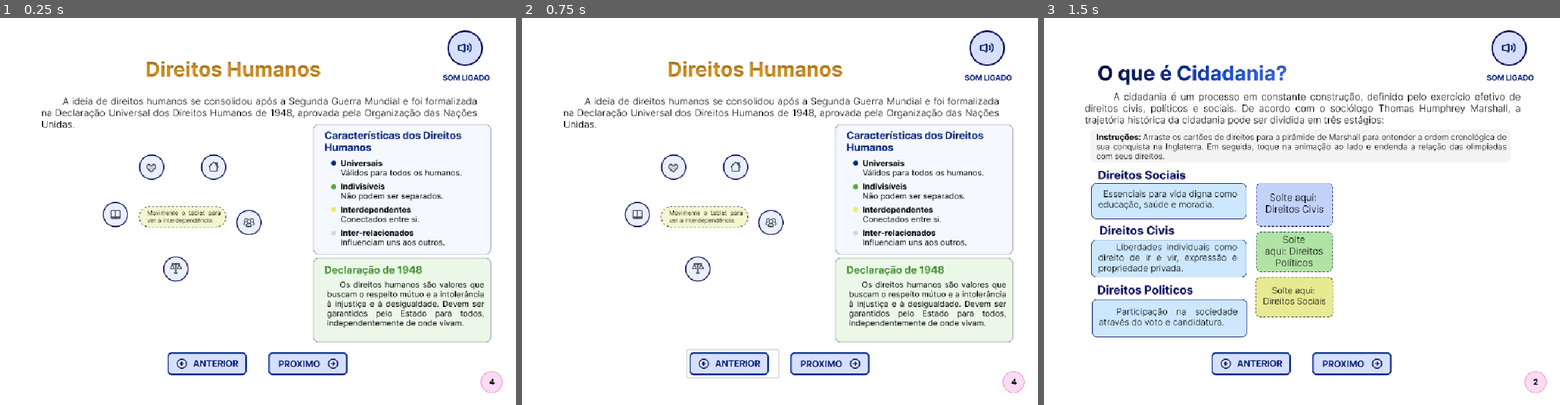
Above: before the commit, frames 1-3 (left to right).
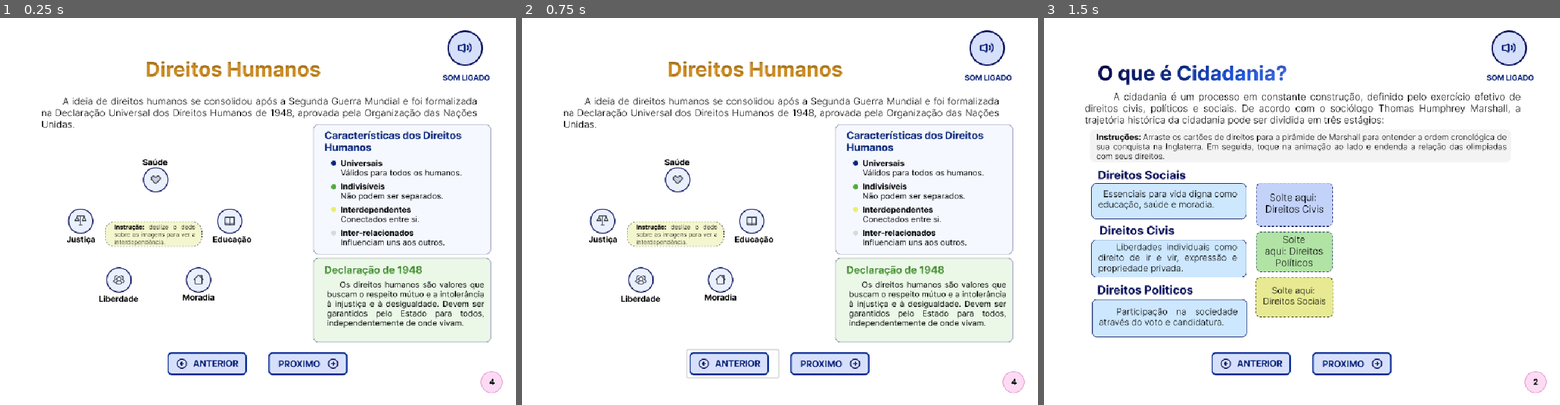
Above: after the commit, the same moments.

Repository: beatrizldsantos/ebook-direitos-e-cidadania
Game: Godot game, scene res://scenes/frame4_dirHum.tscn
Same seed, same stepped clock (60 frames per second), same inputs: the game is played once before the commit and once after it. This scene is started directly instead of the project's main scene. Video files are missing from this copy of the repository; at most half a second of black plays in their place.
Inputs (mouse positions are in pixels of both pictures, inside the frame that each line leads up to):
- Up to frame 1 (0.25 s): no input
- Up to frame 2 (0.75 s): click (733, 362) at 0.5 s
- Up to frame 3 (1.5 s): click (1348, 362) at 1.25 s

The runs differ from the first frame. In frame 1, 3.1% of the frame differs, in the area x 13-51%, y 35-74%; in frame 2, 3.1%; in frame 3, nothing differs.

Commit message:
feat(interacao): altera controle para gesto circular e atualiza UI
- Substitui input de acelerômetro por detecção de arrasto circular
- Remove transparência dos ícones (agora sempre visíveis)
- Implementa preenchimento sequencial das linhas
- Atualiza texto de instrução para "Deslize o dedo em círculo..."

Diff:
--- a/scenes/frame2_cidadania.tscn
+++ b/scenes/frame2_cidadania.tscn
@@ -1,16 +1,16 @@
 [gd_scene load_steps=17 format=3 uid="uid://c2cs7o58c4s4x"]
 
-[ext_resource type="Script" uid="uid://cjb37vwdspaog" path="res://scripts/frame 2/frame_2_cidadania.gd" id="1_khcsa"]
+[ext_resource type="Script" uid="uid://cjb37vwdspaog" path="res://scripts/frame_2_cidadania.gd" id="1_khcsa"]
 [ext_resource type="Texture2D" uid="uid://dtdm48yhtebik" path="res://assets/images/Frame 2 - O que é Cidadania_.png" id="1_thbsr"]
 [ext_resource type="Texture2D" uid="uid://dkvqskbg8r0wf" path="res://assets/images/Components_Frame 2/Botão Soltar D_Civis.png" id="2_srkrl"]
 [ext_resource type="Texture2D" uid="uid://d2r7aeun4v5uc" path="res://assets/images/Components_Frame 2/Botão Soltar D_Politicos.png" id="3_8bacb"]
-[ext_resource type="Script" uid="uid://seyb1x4cecrk" path="res://scripts/frame 2/Dropzone.gd" id="4_hdsiy"]
+[ext_resource type="Script" uid="uid://seyb1x4cecrk" path="res://scripts/Dropzone.gd" id="4_hdsiy"]
 [ext_resource type="Texture2D" uid="uid://b58c6p6tdx5we" path="res://assets/images/Components_Frame 2/Botão Soltar D_Sociais.png" id="4_khcsa"]
 [ext_resource type="Texture2D" uid="uid://cdfopk5gj6w6n" path="res://assets/button/ant_capa.png" id="4_sxjfl"]
 [ext_resource type="Script" uid="uid://d26rndu622wp5" path="res://scripts/buttons.gd" id="5_agfjj"]
 [ext_resource type="Texture2D" uid="uid://c44a0li12xthv" path="res://assets/button/prox.png" id="5_e3bs6"]
 [ext_resource type="Texture2D" uid="uid://bipuaaaaoa2ir" path="res://assets/images/Components_Frame 2/Botão Direitos Civis.png" id="5_hdsiy"]
-[ext_resource type="Script" uid="uid://b1e3tleva5dhe" path="res://scripts/frame 2/Cards.gd" id="6_hdsiy"]
+[ext_resource type="Script" uid="uid://b1e3tleva5dhe" path="res://scripts/Cards.gd" id="6_hdsiy"]
 [ext_resource type="Texture2D" uid="uid://bp3fpqj3agsj0" path="res://assets/images/Components_Frame 2/Botão Direitos Sociais.png" id="6_t1bg0"]
 [ext_resource type="Texture2D" uid="uid://c4e41n1fpjukl" path="res://assets/images/Components_Frame 2/Botão Direitos politicos.png" id="7_vtrdf"]
 [ext_resource type="Texture2D" uid="uid://cryibh51d0ryv" path="res://assets/images/Components_Frame 2/2.2_BS_sociais.png" id="8_3voma"]
--- a/scenes/frame4_dirHum.tscn
+++ b/scenes/frame4_dirHum.tscn
@@ -1,19 +1,27 @@
-[gd_scene load_steps=5 format=3 uid="uid://bm7dmwaht8a7b"]
+[gd_scene load_steps=12 format=3 uid="uid://bm7dmwaht8a7b"]
 
 [ext_resource type="Texture2D" uid="uid://uh7o2qos6rrc" path="res://assets/images/Frame 4 - Direitos Humanos.png" id="1_njmjs"]
 [ext_resource type="Texture2D" uid="uid://cdfopk5gj6w6n" path="res://assets/button/ant_capa.png" id="4_sks6p"]
 [ext_resource type="Script" uid="uid://d26rndu622wp5" path="res://scripts/buttons.gd" id="5_ap47d"]
+[ext_resource type="Script" uid="uid://dqi8p32j3h6ts" path="res://scripts/InteracaoFrame4.gd" id="5_ge64o"]
 [ext_resource type="Texture2D" uid="uid://c44a0li12xthv" path="res://assets/button/prox.png" id="6_ge64o"]
+[ext_resource type="Texture2D" uid="uid://d2q8008qwccbb" path="res://assets/images/Components_Frame 4/Int.png" id="6_wenou"]
+[ext_resource type="Texture2D" uid="uid://cwko4cr867r4n" path="res://assets/images/Components_Frame 4/Saumo.png" id="7_ge64o"]
+[ext_resource type="Texture2D" uid="uid://c4oogbioao0aw" path="res://assets/images/Components_Frame 4/Juslib.png" id="8_wenou"]
+[ext_resource type="Texture2D" uid="uid://r5tc6bpex8ub" path="res://assets/images/Components_Frame 4/JUSeDU.png" id="9_mfytg"]
+[ext_resource type="Texture2D" uid="uid://d37etnd4d51s4" path="res://assets/images/Components_Frame 4/Libermo.png" id="10_fwfyp"]
+[ext_resource type="Texture2D" uid="uid://ct88jov7mc2op" path="res://assets/images/Components_Frame 4/Saedu.png" id="11_mbb47"]
 
 [node name="Frame4_tscn" type="Node2D"]
+script = ExtResource("5_ge64o")
 
-[node name="Control" type="Control" parent="."]
+[node name="Background" type="Control" parent="."]
 layout_mode = 3
 anchors_preset = 0
 offset_right = 40.0
 offset_bottom = 40.0
 
-[node name="TextureRect" type="TextureRect" parent="Control"]
+[node name="TextureRect" type="TextureRect" parent="Background"]
 layout_mode = 1
 anchors_preset = -1
 anchor_right = 25.6
@@ -41,5 +49,70 @@
 flat = true
 script = ExtResource("5_ap47d")
 
+[node name="InteractiveArea" type="Control" parent="."]
+layout_mode = 3
+anchors_preset = 0
+offset_right = 40.0
+offset_bottom = 40.0
+
+[node name="PentagonContainer" type="Control" parent="InteractiveArea"]
+anchors_preset = 0
+offset_right = 40.0
+offset_bottom = 40.0
+
+[node name="Componente_pentagono" type="TextureRect" parent="InteractiveArea/PentagonContainer"]
+layout_mode = 0
+offset_left = 132.0
+offset_top = 277.0
+offset_right = 500.0
+offset_bottom = 567.0
+texture = ExtResource("6_wenou")
+metadata/_edit_lock_ = true
+
+[node name="Connections" type="Control" parent="InteractiveArea"]
+anchors_preset = 0
+offset_right = 40.0
+offset_bottom = 40.0
+
+[node name="Line_SaudeMoradia" type="TextureRect" parent="InteractiveArea/Connections"]
+layout_mode = 0
+offset_left = 316.0
+offset_top = 345.0
+offset_right = 390.0
+offset_bottom = 498.0
+texture = ExtResource("7_ge64o")
+
+[node name="Line_JusticaLiberdad" type="TextureRect" parent="InteractiveArea/Connections"]
+layout_mode = 0
+offset_left = 178.0
+offset_top = 420.0
+offset_right = 237.0
+offset_bottom = 498.0
+texture = ExtResource("8_wenou")
+
+[node name="Line_EducacaoJustica" type="TextureRect" parent="InteractiveArea/Connections"]
+layout_mode = 0
+offset_left = 184.0
+offset_top = 399.0
+offset_right = 430.0
+offset_bottom = 401.0
+texture = ExtResource("9_mfytg")
+
+[node name="Line_MoradiaLiberdade" type="TextureRect" parent="InteractiveArea/Connections"]
+layout_mode = 0
+offset_left = 259.0
+offset_top = 518.0
+offset_right = 369.0
+offset_bottom = 521.0
+texture = ExtResource("10_fwfyp")
+
+[node name="Line_EducacaoSaude" type="TextureRect" parent="InteractiveArea/Connections"]
+layout_mode = 0
+offset_left = 331.0
+offset_top = 333.0
+offset_right = 438.0
+offset_bottom = 390.0
+texture = ExtResource("11_mbb47")
+
 [connection signal="pressed" from="VBoxContainer/HBoxContainer/anterior" to="VBoxContainer/HBoxContainer/anterior" method="pagAnterior"]
 [connection signal="pressed" from="VBoxContainer/HBoxContainer/proximo" to="VBoxContainer/HBoxContainer/proximo" method="proxPag"]
--- a/scripts/EventsPictures.gd
+++ b/scripts/EventsPictures.gd
@@ -29,7 +29,7 @@
 	elif grav != Vector3.ZERO:
 		angulo = rad_to_deg(atan2(grav.x, grav.y)) * -1.0
 	else:
-		# no notebook normalmente não existe sensor
+
 		return
 
 	var novo_indice := _indice_por_angulo(angulo)
--- /dev/null
+++ b/scripts/InteracaoFrame4.gd
@@ -0,0 +1,85 @@
+extends Node2D
+
+@onready var pentagono = $InteractiveArea/PentagonContainer
+@onready var connections = $InteractiveArea/Connections
+
+var is_dragging: bool = false
+var completed: bool = false
+var center_pos: Vector2
+var current_angle: float = 0.0
+var total_rotation: float = 0.0
+
+var lines: Array = []
+
+func _ready():
+	lines = connections.get_children()
+	pentagono.modulate.a = 1.0
+
+	for line in lines:
+		line.modulate.a = 0.0
+
+	await get_tree().process_frame
+	center_pos = get_viewport_rect().size / 2.0
+
+func _input(event):
+	if completed: return
+
+	if event is InputEventMouseButton or event is InputEventScreenTouch:
+		if event.pressed:
+			is_dragging = true
+			current_angle = (event.position - center_pos).angle()
+		else:
+			is_dragging = false
+
+	if (event is InputEventMouseMotion or event is InputEventScreenDrag) and is_dragging:
+		process_rotation(event.position)
+
+func process_rotation(touch_pos: Vector2):
+	var vector_to_mouse = touch_pos - center_pos
+	var new_angle = vector_to_mouse.angle()
+
+	var angle_delta = angle_difference(current_angle, new_angle)
+
+	total_rotation += abs(angle_delta)
+
+	current_angle = new_angle
+	update_visuals()
+
+	if total_rotation >= 2 * PI:
+		finish_interaction()
+
+func update_visuals():
+	var total_lines = lines.size()
+	var progress_value = (total_rotation / (2 * PI)) * total_lines
+
+	for i in range(total_lines):
+		var line = lines[i]
+
+		if i < int(progress_value):
+			line.modulate.a = 1.0
+		elif i == int(progress_value):
+			line.modulate.a = progress_value - i
+		else:
+			line.modulate.a = 0.0
+
+func finish_interaction():
+	completed = true
+
+	for line in lines:
+		line.modulate.a = 1.0
+
+	print("Ciclo completo! Aguardando 10s...")
+	await get_tree().create_timer(10.0).timeout
+	reset_interaction()
+
+func reset_interaction():
+	var tween = create_tween()
+
+	for line in lines:
+		tween.tween_property(line, "modulate:a", 0.0, 1.0) # Fade out suave das linhas
+
+	await tween.finished
+
+	total_rotation = 0.0
+	completed = false
+	print("Interação resetada (Ícones mantidos visíveis).")
Binary file added: assets/images/Components_Frame 4/Int.png
Not shown, added: assets/images/Components_Frame 4/Int.png.import
Binary file added: assets/images/Components_Frame 4/JUSeDU.png
Not shown, added: assets/images/Components_Frame 4/JUSeDU.png.import
Binary file added: assets/images/Components_Frame 4/Juslib.png
Not shown, added: assets/images/Components_Frame 4/Juslib.png.import
Binary file added: assets/images/Components_Frame 4/Libermo.png
Not shown, added: assets/images/Components_Frame 4/Libermo.png.import
Binary file added: assets/images/Components_Frame 4/Saedu.png
Not shown, added: assets/images/Components_Frame 4/Saedu.png.import
Binary file added: assets/images/Components_Frame 4/Saumo.png
Not shown, added: assets/images/Components_Frame 4/Saumo.png.import
(and 8 more such lines)
